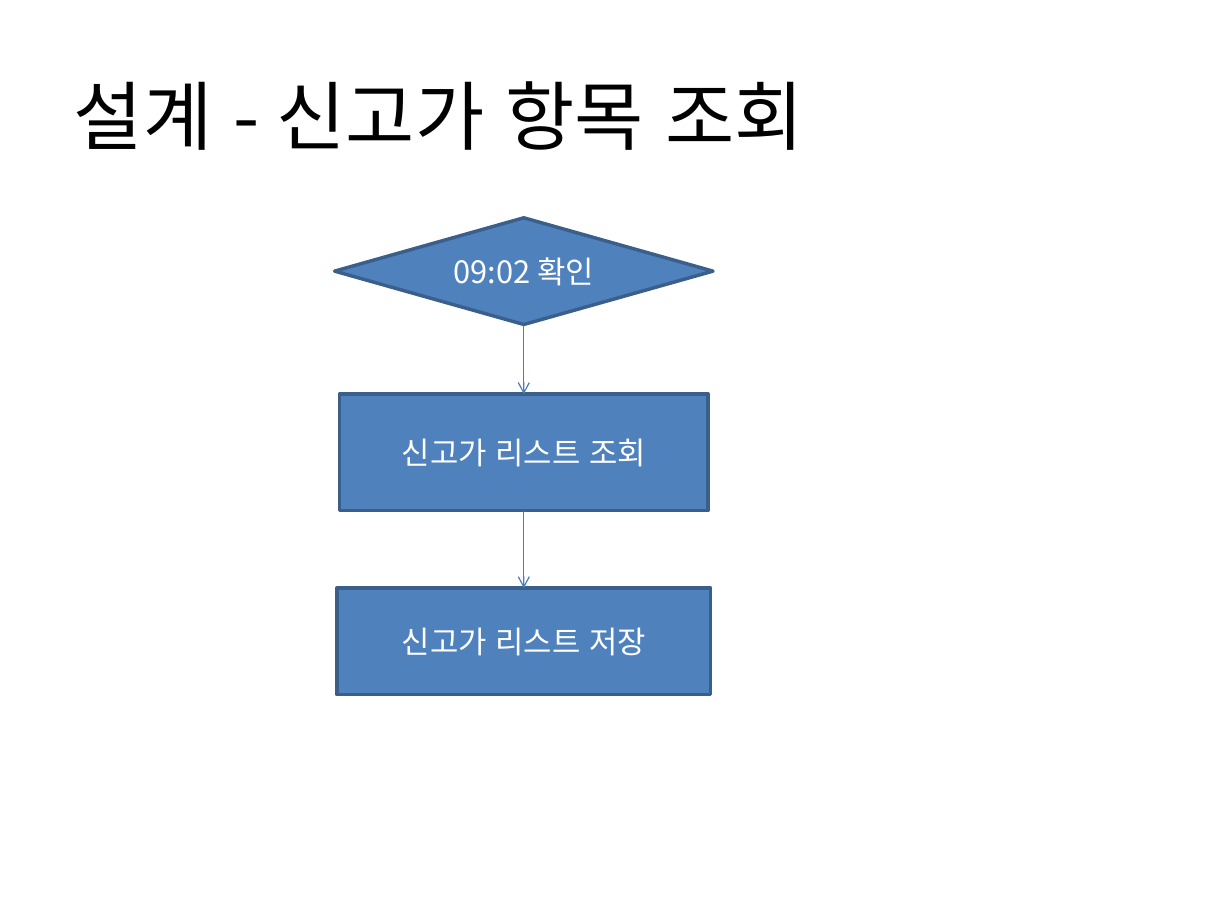
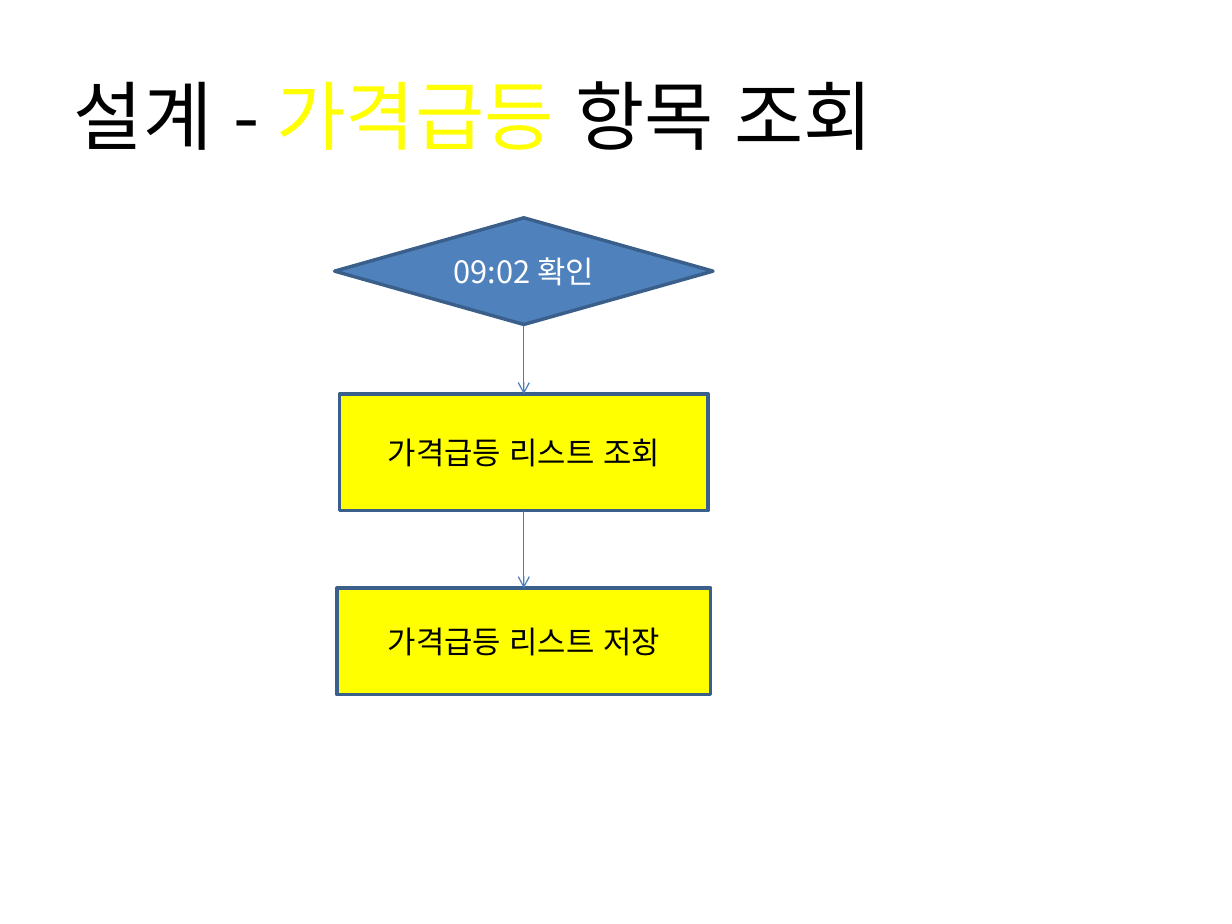
Before and after one commit to dustjd2000/Stock, a slide deck: slide 9 of doc/주식자동매매설계서v2.0.pptx. Drawn at 1232x924 pixels with LibreOffice and Linux fonts; fonts in the diff are those of the drawing. Boxes give left, top, right and bottom in pixels: in the first picture for what was removed or moved away, otherwise in the second. Text is boxed around its words. In the diff, an @@ line names an element or a change of style, - is before the commit and + after.

Commit message:
신고가조회 > 가격급등조회 변경

```diff
--- a/doc/주식자동매매설계서v2.0.pptx
+++ b/doc/주식자동매매설계서v2.0.pptx
@@ title at (74, 81, 874, 150): text changed @@
-설계 - 신고가 항목 조회
+설계 - 가격급등 항목 조회
@@ rectangle "가격급등 리스트 조회" at (340, 394, 708, 510): fill #4F81BD to #FFFF00 @@
@@ text in rectangle at (388, 438, 660, 467): text changed; text colour #FFFFFF to #000000 @@
-신고가 리스트 조회
+가격급등 리스트 조회
@@ rectangle "가격급등 리스트 저장" at (338, 588, 711, 695): fill #4F81BD to #FFFF00 @@
@@ text in rectangle at (388, 627, 660, 656): text changed; text colour #FFFFFF to #000000 @@
-신고가 리스트 저장
+가격급등 리스트 저장
```
Also in this commit, not shown: 1 other file.
